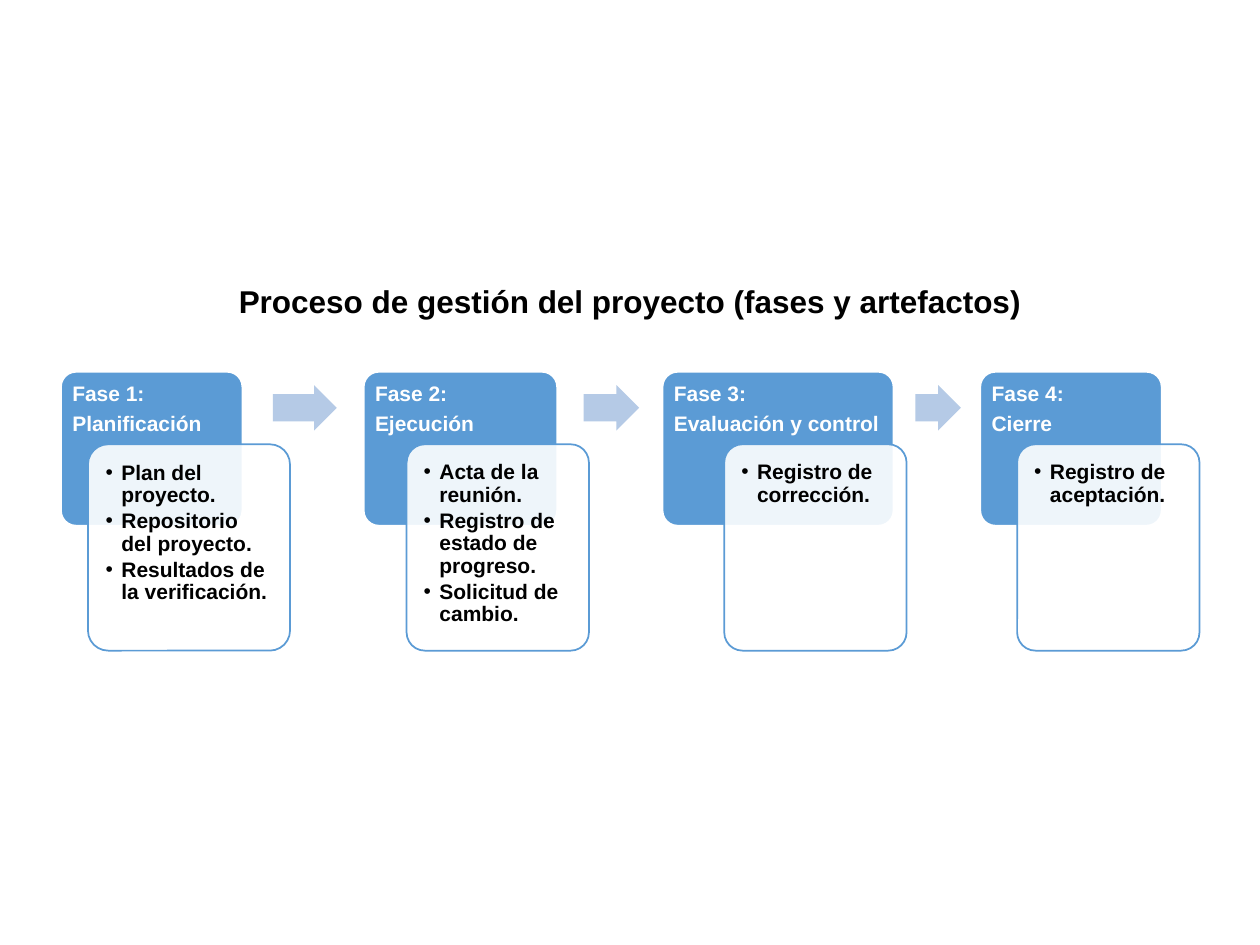
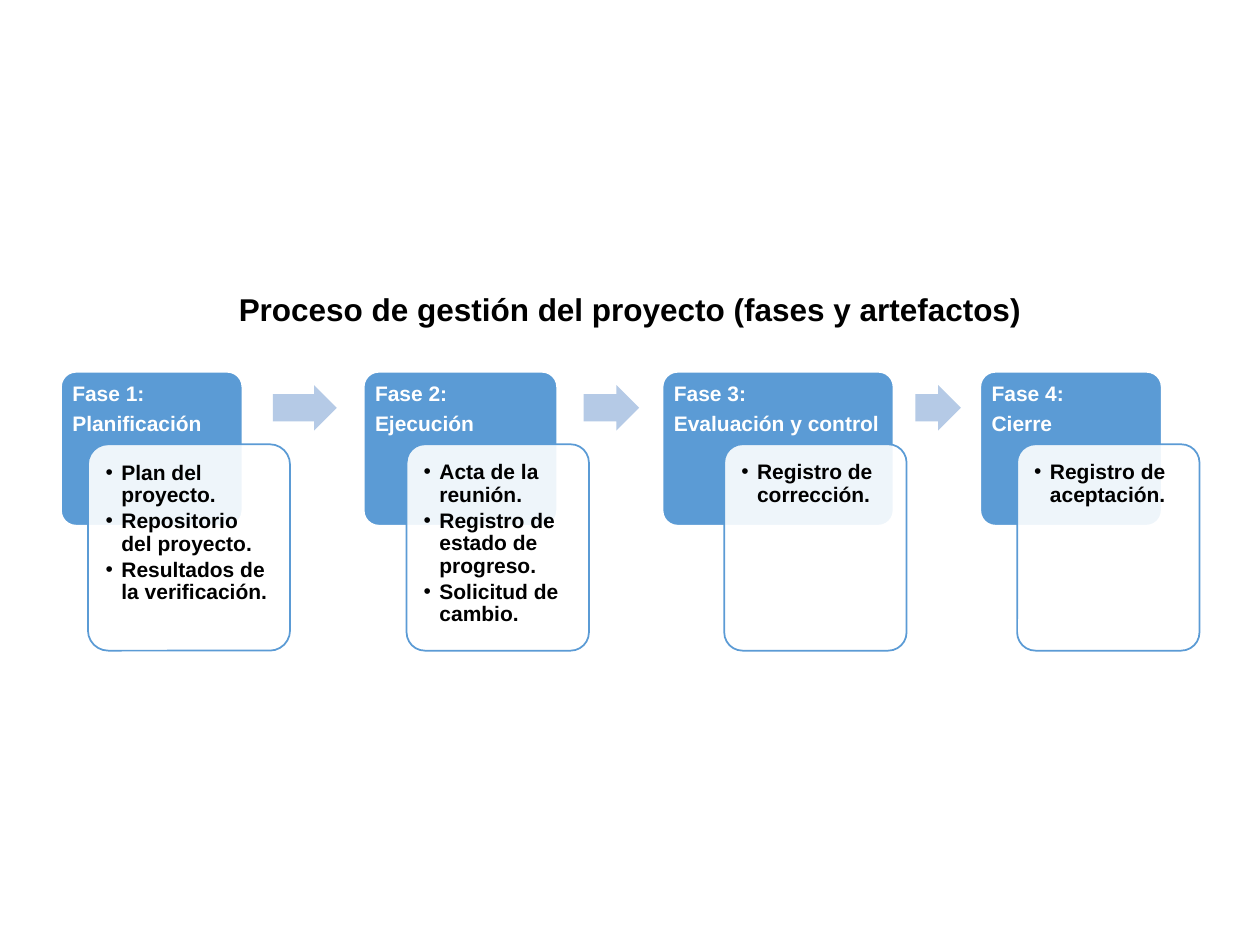
Before and after one commit to cristianpazu/Proyecto-Sanambiente, a slide deck: slide 10 of Documentos de ponencias en eventos/Tecnotic 2019/Exposición - Tecnotic 2019.pptx. Drawn at 1260x945 pixels with LibreOffice and Linux fonts; fonts in the diff are those of the drawing; background and template pictures are left out. Boxes give left, top, right and bottom in pixels: in the first picture for what was removed or moved away, otherwise in the second. Text is boxed around its words. In the diff, an @@ line names an element or a change of style, - is before the commit and + after.

```diff
--- a/Documentos de ponencias en eventos/Tecnotic 2019/Exposición - Tecnotic 2019.pptx
+++ b/Documentos de ponencias en eventos/Tecnotic 2019/Exposición - Tecnotic 2019.pptx
@@ text "Proceso de gestión del proyecto ...": place and size @@
-text "Proceso de gestión del proyecto ..." at bbox=[239, 290, 1021, 319]
+text "Proceso de gestión del proyecto ..." at bbox=[239, 298, 1021, 327]
```
Also in this commit, not shown: 8 other slides changed.
